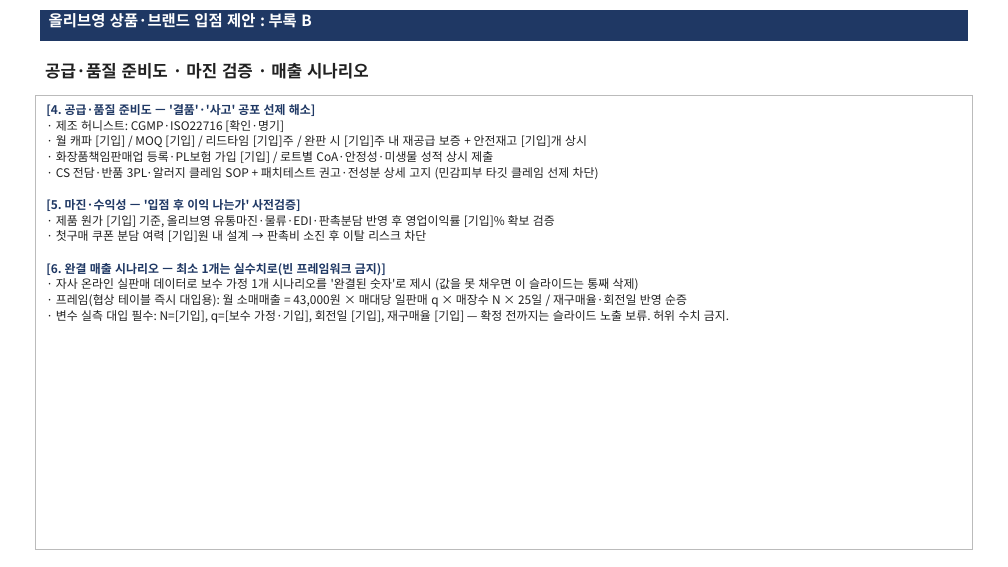
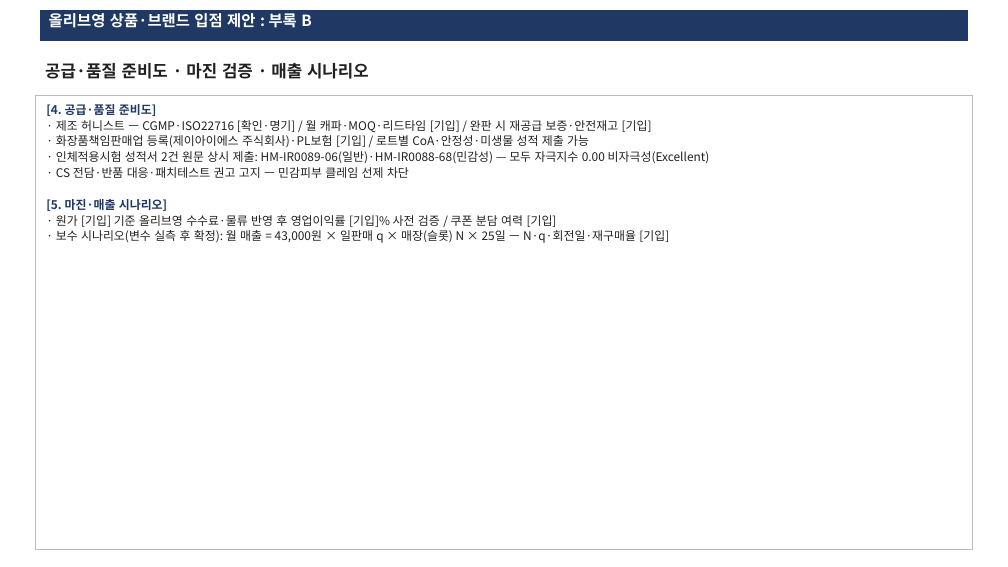
Before and after one commit to terrypark2003/sloboda-marketing, a slide deck: slide 8 of olive_young_proposal_SLOBODA.pptx. Drawn at 1008x567 pixels with LibreOffice and Linux fonts; fonts in the diff are those of the drawing. Boxes give left, top, right and bottom in pixels: in the first picture for what was removed or moved away, otherwise in the second. Text is boxed around its words. In the diff, an @@ line names an element or a change of style, - is before the commit and + after.

```diff
--- a/olive_young_proposal_SLOBODA.pptx
+++ b/olive_young_proposal_SLOBODA.pptx
@@ text in rectangle at [46,104,710,243]: text changed @@
-[4. 공급·품질 준비도 — '결품'·'사고' 공포 선제 해소]
-· 제조 허니스트: CGMP·ISO22716 [확인·명기]
-· 월 캐파 [기입] / MOQ [기입] / 리드타임 [기입]주 / 완판 시 [기입]주 내 재공급 보증 + 안전재고 [기입]개 상시
-· 화장품책임판매업 등록·PL보험 가입 [기입] / 로트별 CoA·안정성·미생물 성적 상시 제출
-· CS 전담·반품 3PL·알러지 클레임 SOP + 패치테스트 권고·전성분 상세 고지 (민감피부 타깃 클레임 선제 차단)
-[5. 마진·수익성 — '입점 후 이익 나는가' 사전검증]
-· 제품 원가 [기입] 기준, 올리브영 유통마진·물류·EDI·판촉분담 반영 후 영업이익률 [기입]% 확보 검증
-· 첫구매 쿠폰 분담 여력 [기입]원 내 설계 → 판촉비 소진 후 이탈 리스크 차단
-[6. 완결 매출 시나리오 — 최소 1개는 실수치로(빈 프레임워크 금지)]
-· 자사 온라인 실판매 데이터로 보수 가정 1개 시나리오를 '완결된 숫자'로 제시 (값을 못 채우면 이 슬라이드는 통째 삭제)
-· 프레임(협상 테이블 즉시 대입용): 월 소매매출 = 43,000원 × 매대당 일판매 q × 매장수 N × 25일 / 재구매율·회전일 반영 순증
-· 변수 실측 대입 필수: N=[기입], q=[보수 가정·기입], 회전일 [기입], 재구매율 [기입] — 확정 전까지는 슬라이드 노출 보류. 허위 수치 금지.
+[4. 공급·품질 준비도]
+· 제조 허니스트 — CGMP·ISO22716 [확인·명기] / 월 캐파·MOQ·리드타임 [기입] / 완판 시 재공급 보증·안전재고 [기입]
+· 화장품책임판매업 등록(제이아이에스 주식회사)·PL보험 [기입] / 로트별 CoA·안정성·미생물 성적 제출 가능
+· 인체적용시험 성적서 2건 원문 상시 제출: HM-IR0089-06(일반)·HM-IR0088-68(민감성) — 모두 자극지수 0.00 비자극성(Excellent)
+· CS 전담·반품 대응·패치테스트 권고 고지 — 민감피부 클레임 선제 차단
+[5. 마진·매출 시나리오]
+· 원가 [기입] 기준 올리브영 수수료·물류 반영 후 영업이익률 [기입]% 사전 검증 / 쿠폰 분담 여력 [기입]
+· 보수 시나리오(변수 실측 후 확정): 월 매출 = 43,000원 × 일판매 q × 매장(슬롯) N × 25일 — N·q·회전일·재구매율 [기입]
```
Also in this commit, not shown: 6 other slides changed, 1 other file.
